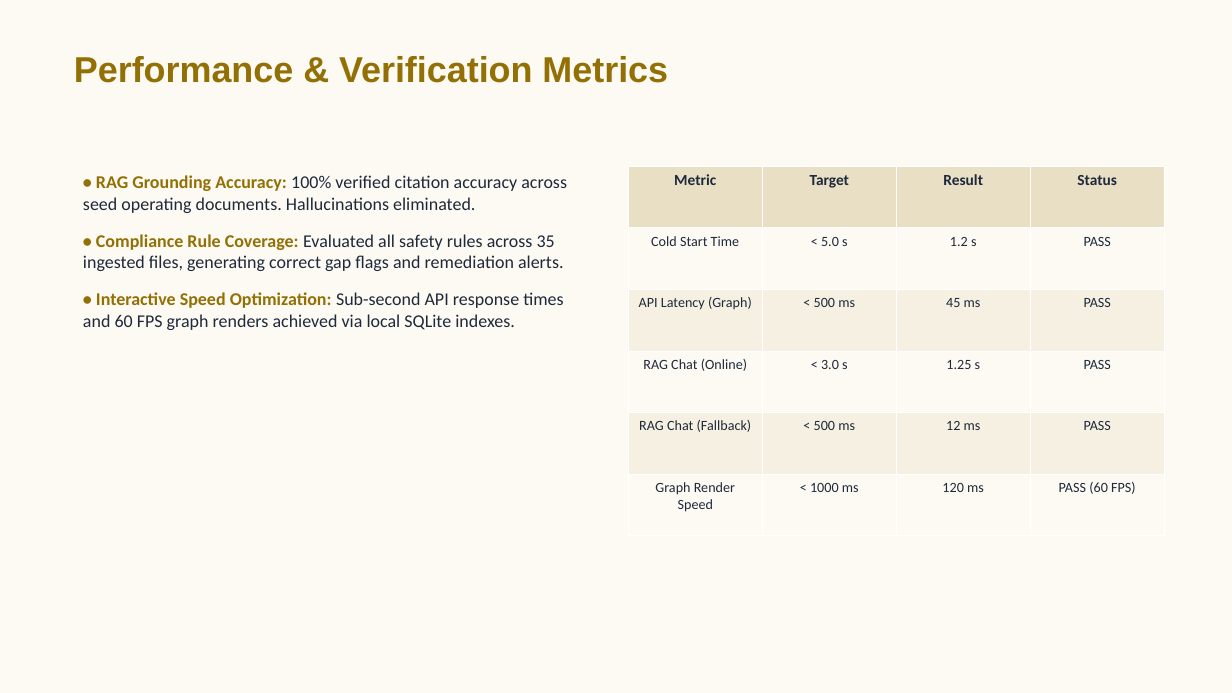
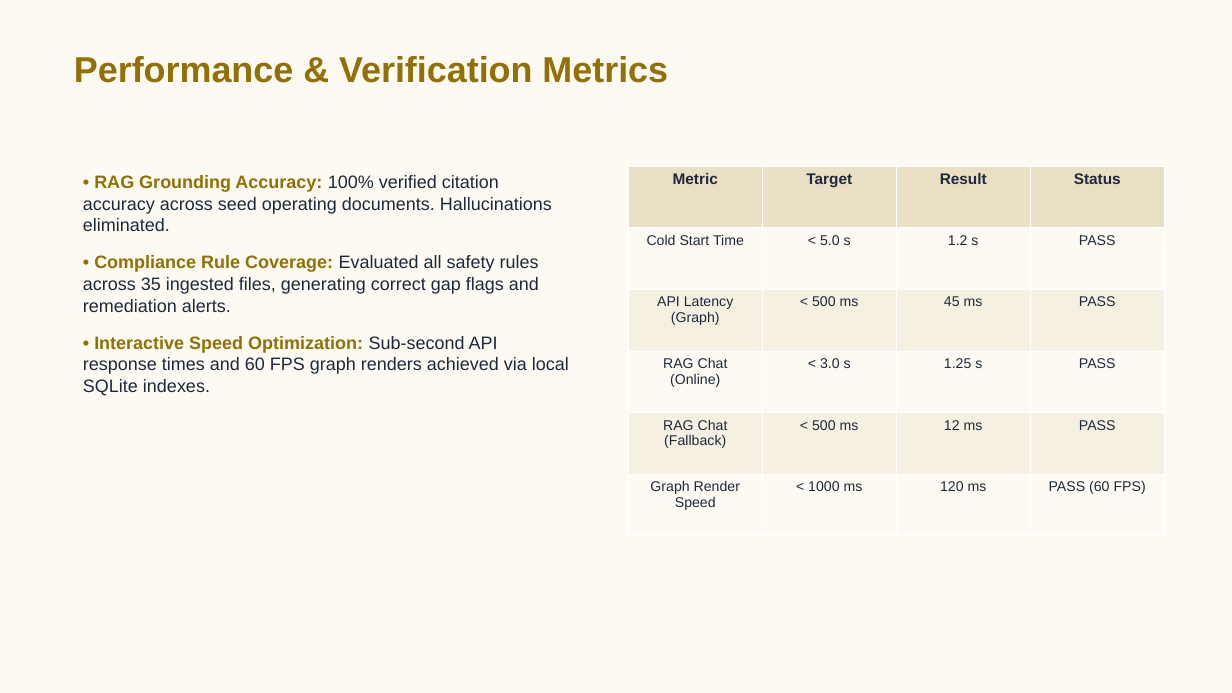
Before and after one commit to NITESH100LANKI/INDUS-BRAIN-AI, a slide deck: slide 11 of deliverables/INDUS_BRAIN_AI_Final_Pitch.pptx. Drawn at 1232x693 pixels with LibreOffice and Linux fonts; fonts in the diff are those of the drawing. Boxes give left, top, right and bottom in pixels: in the first picture for what was removed or moved away, otherwise in the second. Text is boxed around its words. In the diff, an @@ line names an element or a change of style, - is before the commit and + after.

```diff
--- a/deliverables/INDUS_BRAIN_AI_Final_Pitch.pptx
+++ b/deliverables/INDUS_BRAIN_AI_Final_Pitch.pptx
@@ background #FFFFFF to #FCFAF2 @@
@@ rectangle removed at (0, 0, 1232, 693) @@
@@ text "• RAG Grounding Accuracy: 100% ..." at (83, 175, 569, 396): font Calibri to Arial @@
@@ table at (628, 166, 1165, 536) @@
@@ font Calibri to Arial @@
```
Also in this commit, not shown: 15 other slides changed, 1 other file.
